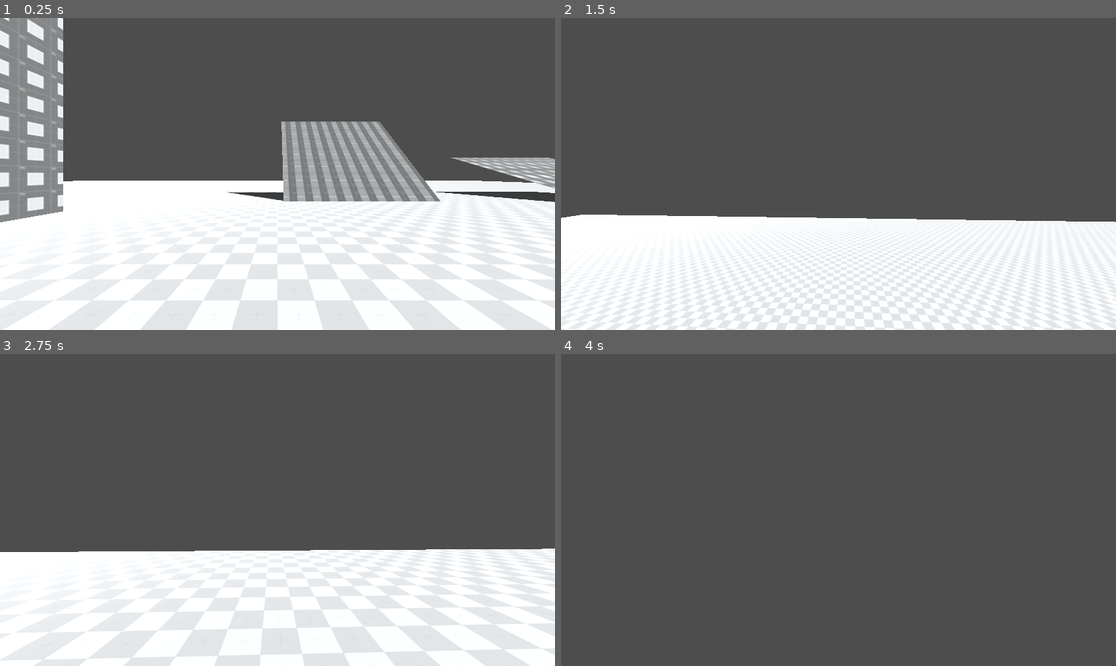
Above: before the commit, frames 1-4 (two rows, left to right).
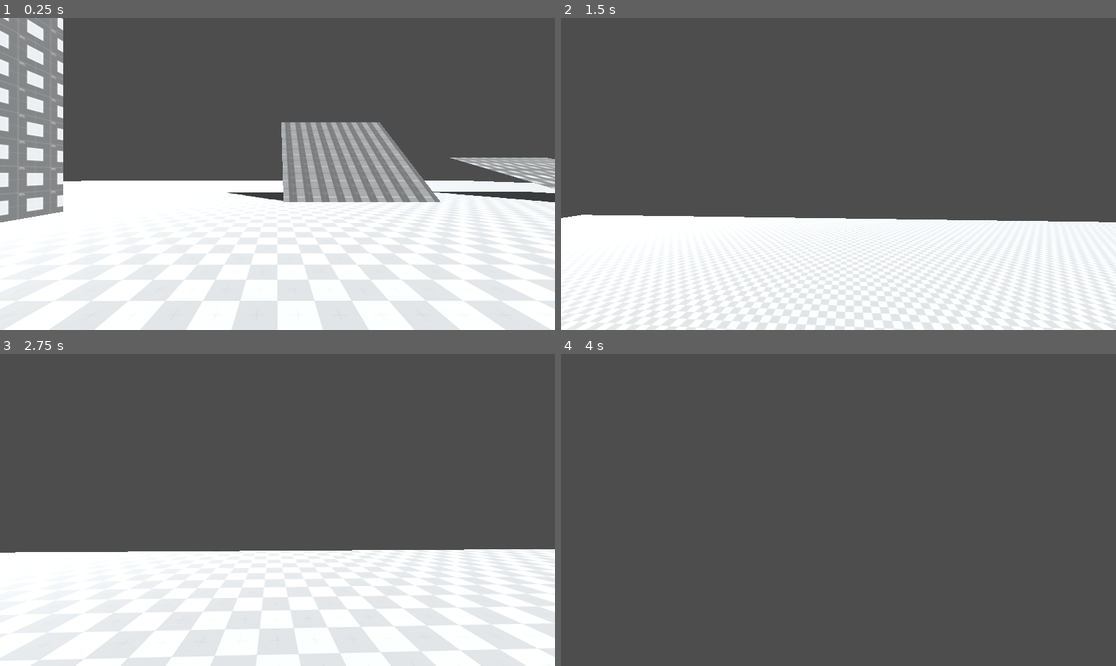
Above: after the commit, the same moments.

Repository: Very-Serious-Games/Mindfall
Game: Godot game, scene res://scenes/levels/playground.tscn
Same seed, same stepped clock (60 frames per second), same inputs: the game is played once before the commit and once after it.
Inputs (mouse positions are in pixels of both pictures, inside the frame that each line leads up to):
- Up to frame 1 (0.25 s): no input
- Up to frame 2 (1.5 s): tap Enter at 0.5 s; move the mouse to (866, 174) at 0.52 s; hold W (move_forward) from 0.53 s (still down); tap Shift (dash) at 0.6, 1.35 s; tap Space (jump) at 0.77 s; move the mouse to (810, 174) at 1.27 s
- Up to frame 3 (2.75 s): keep holding W (move_forward); tap Space (jump) at 1.52 s; move the mouse to (288, 503) at 2.02 s; tap Shift (dash) at 2.1 s
- Up to frame 4 (4 s): keep holding W (move_forward); move the mouse to (832, 516) at 2.77 s; tap Shift (dash) at 2.85, 3.6 s; tap Space (jump) at 3.02, 3.5, 3.77 s; move the mouse to (877, 513) at 3.52 s

The runs differ from the first frame. In frame 1, 0.8% of the frame differs, in the area x 0-100%, y 0-66%; in frame 2, 0.1%; in frame 3, 1.1%, in the area x 0-100%, y 62-100%; in frame 4, nothing differs.

Commit message:
camera tilt

Diff:
--- /dev/null
+++ b/scripts/camera.gd
@@ -0,0 +1,18 @@
+extends Camera3D
+
+@export_range(0.1, 10.0, 0.1) var tilt_speed: float = 5.0 # How fast the tilt adjusts
+@export_range(0.0, 45.0, 1.0) var max_tilt_angle: float = 10.0 # Maximum tilt angle in degrees
+
+var target_tilt: float = 0.0 # The desired tilt angle
+var current_tilt: float = 0.0 # The current tilt angle
+
+# Call this method from the player controller to update the tilt
+func update_tilt(input_vector: Vector2) -> void:
+	# Calculate tilt based on lateral movement (x-axis of input_vector)
+	target_tilt = -input_vector.x * max_tilt_angle
+
+func _process(delta: float) -> void:
+	# Smoothly interpolate current tilt towards target tilt
+	current_tilt = lerp(current_tilt, target_tilt, tilt_speed * delta)
+	# Apply the tilt as a roll rotation
+	rotation.z = deg_to_rad(current_tilt)
--- a/scripts/player.gd
+++ b/scripts/player.gd
@@ -40,6 +40,7 @@
 
 func _physics_process(delta: float) -> void:
 	if mouse_captured: _handle_joypad_camera_rotation(delta)
+	camera.update_tilt(move_dir)
 	velocity = _walk(delta) + _gravity(delta) + _jump(delta) + _dash(delta)
 	move_and_slide()
 
--- a/scripts/player.tscn
+++ b/scripts/player.tscn
@@ -1,6 +1,7 @@
-[gd_scene load_steps=3 format=3 uid="uid://cdk6hwb4hi2wc"]
+[gd_scene load_steps=4 format=3 uid="uid://cdk6hwb4hi2wc"]
 
 [ext_resource type="Script" path="res://scripts/player.gd" id="1_2f8j2"]
+[ext_resource type="Script" path="res://scripts/camera.gd" id="2_gljcx"]
 
 [sub_resource type="CapsuleShape3D" id="CapsuleShape3D_3rsb5"]
 radius = 0.3
@@ -16,5 +17,7 @@
 shape = SubResource("CapsuleShape3D_3rsb5")
 
 [node name="Camera" type="Camera3D" parent="."]
-transform = Transform3D(1, 0, 0, 0, 1, 0, 0, 0, 1, 0, 1.7, 0)
+transform = Transform3D(0.999999, -0.000848105, -0.000936534, 0.000846708, 0.999999, -0.00149195, 0.000937798, 0.00149116, 0.999998, 0, 1.7, 0)
 fov = 80.0
+script = ExtResource("2_gljcx")
+max_tilt_angle = 3.0
